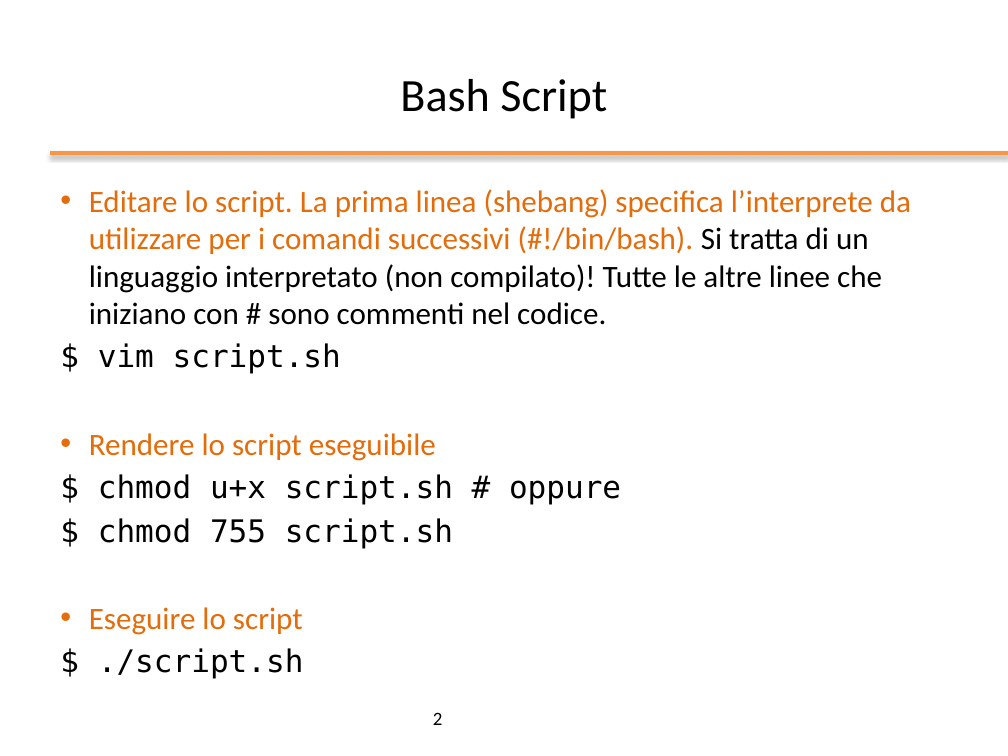
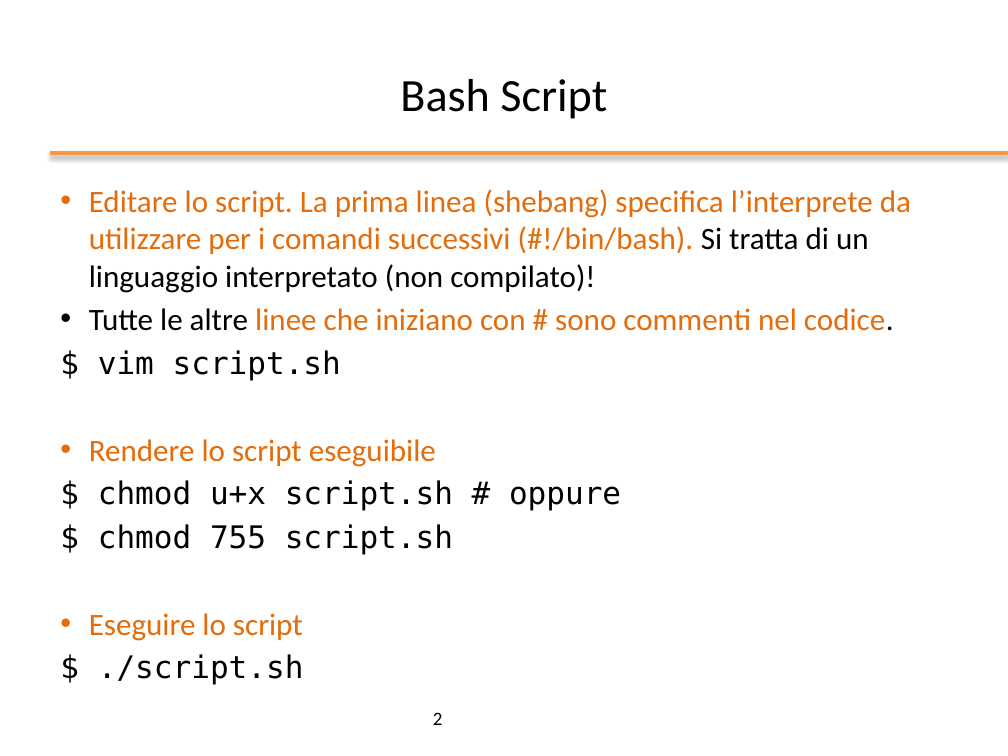
Before and after one commit to nbicocchi/operatingsystemsbsc, a slide deck: slide 2 of slides/ppt/03_Bash Scripting.pptx. Drawn at 1008x756 pixels with LibreOffice and Linux fonts; fonts in the diff are those of the drawing; background and template pictures are left out. Boxes give left, top, right and bottom in pixels: in the first picture for what was removed or moved away, otherwise in the second. Text is boxed around its words. In the diff, an @@ line names an element or a change of style, - is before the commit and + after.

```diff
--- a/slides/ppt/03_Bash Scripting.pptx
+++ b/slides/ppt/03_Bash Scripting.pptx
@@ text at [89,189,911,331]: text changed @@
-• Editare lo script. La prima linea (shebang) specifica l’interprete da utilizzare per i comandi successivi (#!/bin/bash). Si tratta di un linguaggio interpretato (non compilato)! Tutte le altre linee che iniziano con # sono commenti nel codice.
+• Editare lo script. La prima linea (shebang) specifica l’interprete da utilizzare per i comandi successivi (#!/bin/bash). Si tratta di un linguaggio interpretato (non compilato)!
+• Tutte le altre linee che iniziano con # sono commenti nel codice.
```
Also in this commit, not shown: 14 other slides changed, 7 slides added, 1 slide removed, 2 other files.
